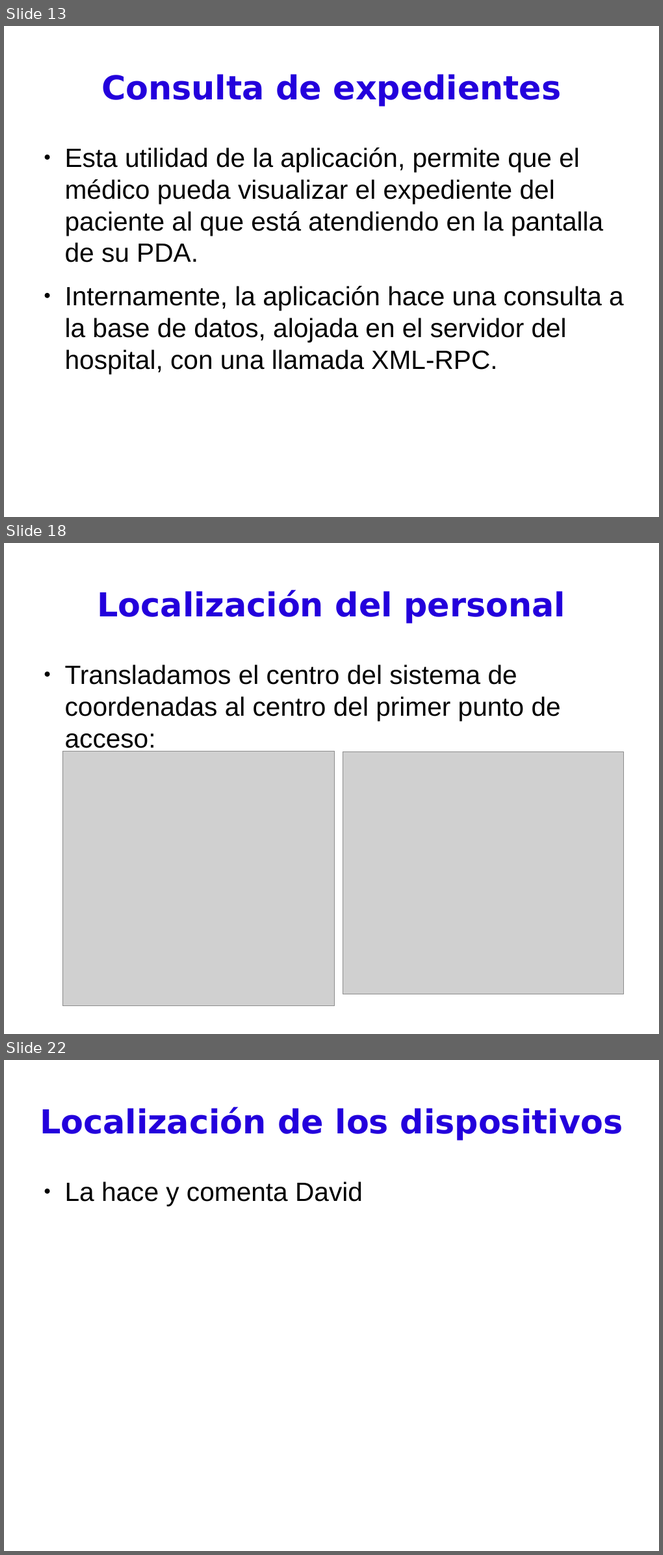
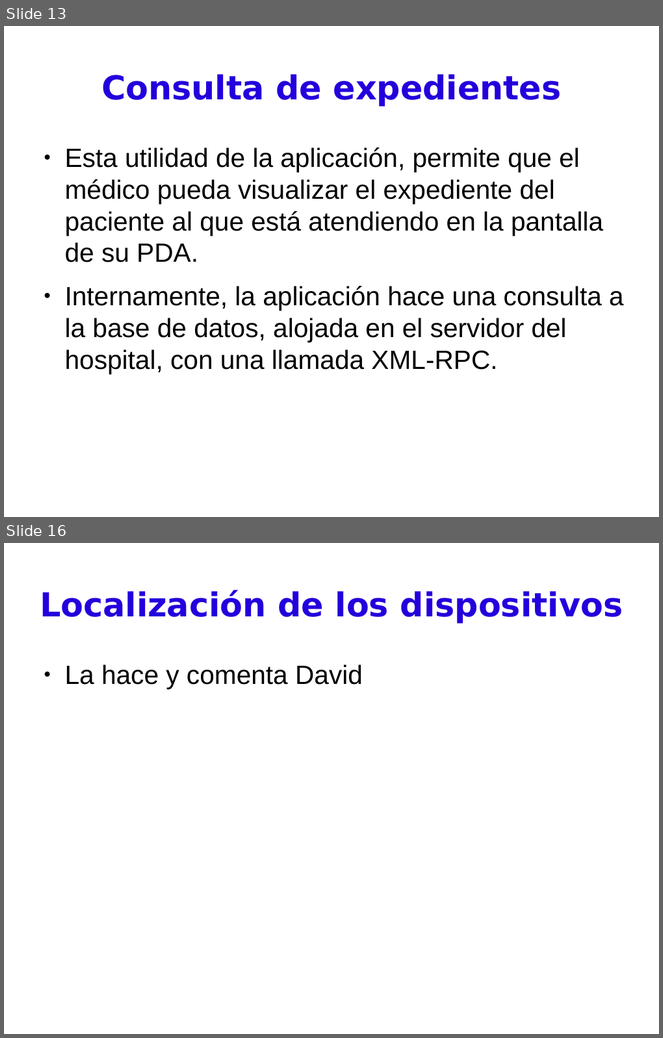
Before and after one commit to BackupTheBerlios/pdassii, a slide deck: Documentos/presentación.odp. Shown one above the other, each under a label of ours: slides 13, 18 and 22 before the commit, slides 13 and 16 after it; the slides between them are not shown. The pictures are 663x1555 and 663x1038 pixels, drawn with LibreOffice and Linux fonts; fonts in the diff are those of the drawing; grey boxes stand for pictures. Boxes give left, top, right and bottom in pixels: in the first picture for what was removed or moved away, otherwise in the second. Text is boxed around its words. In the diff, an @@ line names an element or a change of style, - is before the commit and + after.

```diff
--- a/Documentos/presentación.odp
+++ b/Documentos/presentación.odp
@@ slide 18 removed at (4, 543, 659, 1034), background #FFFFFF @@
@@ title removed at (98, 590, 566, 624) @@
-Localización del personal
@@ text removed at (65, 665, 561, 752) @@
-● Transladamos el centro del sistema de coordenadas al centro del primer punto de acceso:
@@ picture removed at (62, 752, 335, 1006) @@
@@ picture removed at (343, 752, 624, 995) @@
@@ what was slide 22 is now slide 16 @@
```
Also in this commit, not shown: 12 slides changed, 3 slides added, 6 other slides removed.
